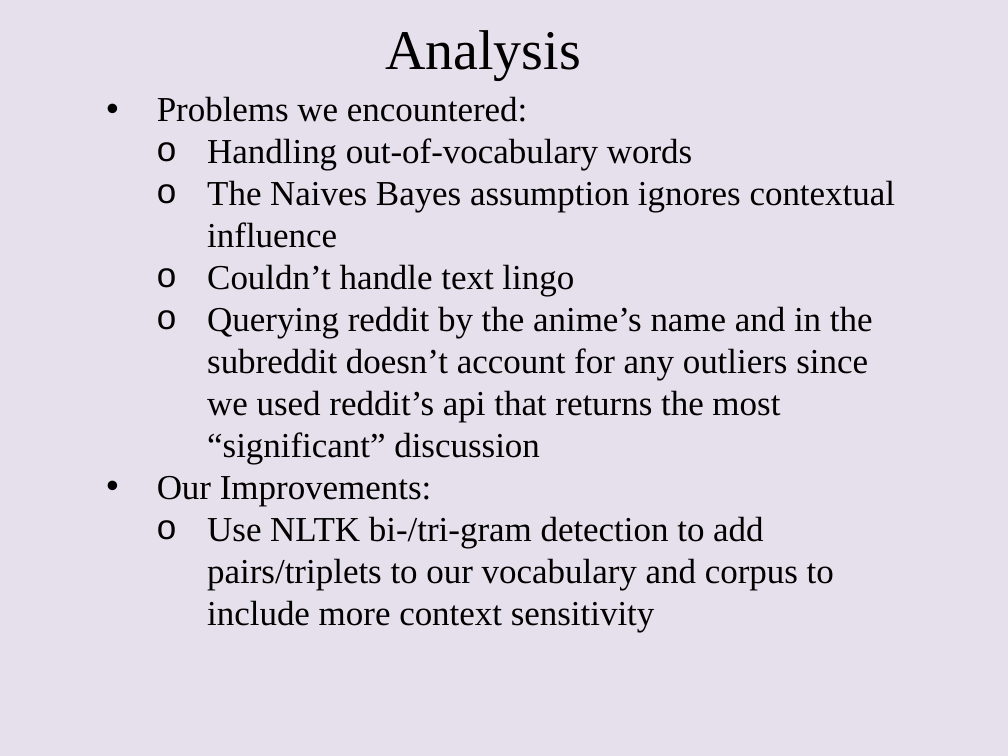
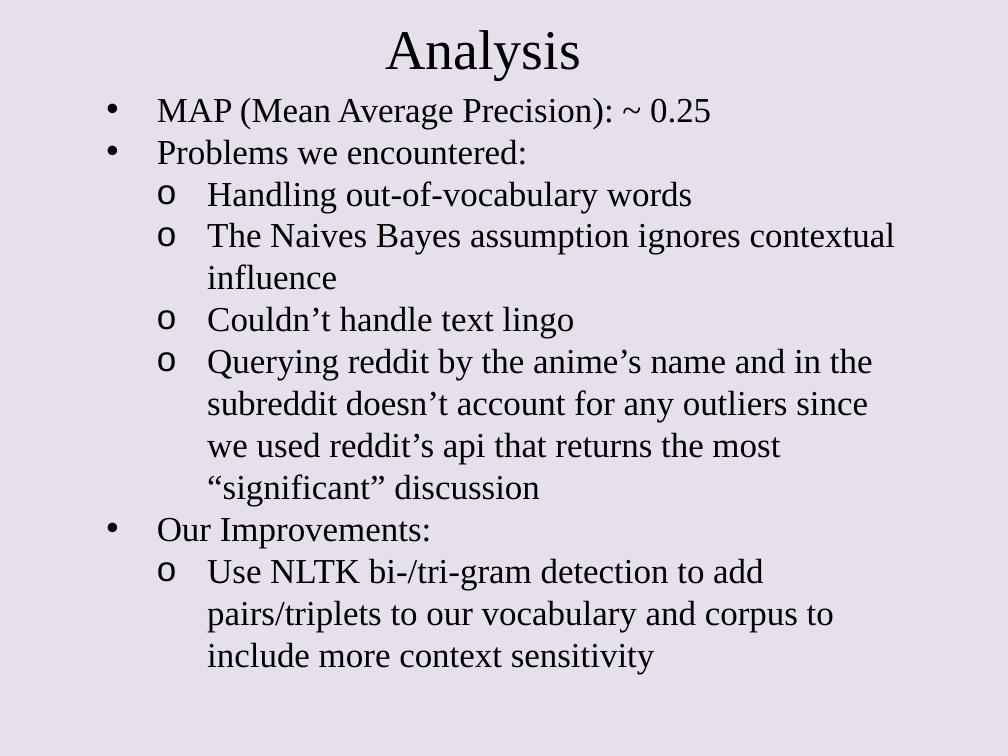
Before and after one commit to Havaldar/emoetion, a slide deck: slide 5 of Powerpoint1.pptx. Drawn at 1008x756 pixels with LibreOffice and Linux fonts; fonts in the diff are those of the drawing. Boxes give left, top, right and bottom in pixels: in the first picture for what was removed or moved away, otherwise in the second. Text is boxed around its words. In the diff, an @@ line names an element or a change of style, - is before the commit and + after.

Commit message:
updated ppt2

```diff
--- a/Powerpoint1.pptx
+++ b/Powerpoint1.pptx
@@ text at <box>157,98,711,129</box>: paragraph added @@
+• MAP (Mean Average Precision): ~ 0.25
```
Also in this commit, not shown: 1 other slide changed.
